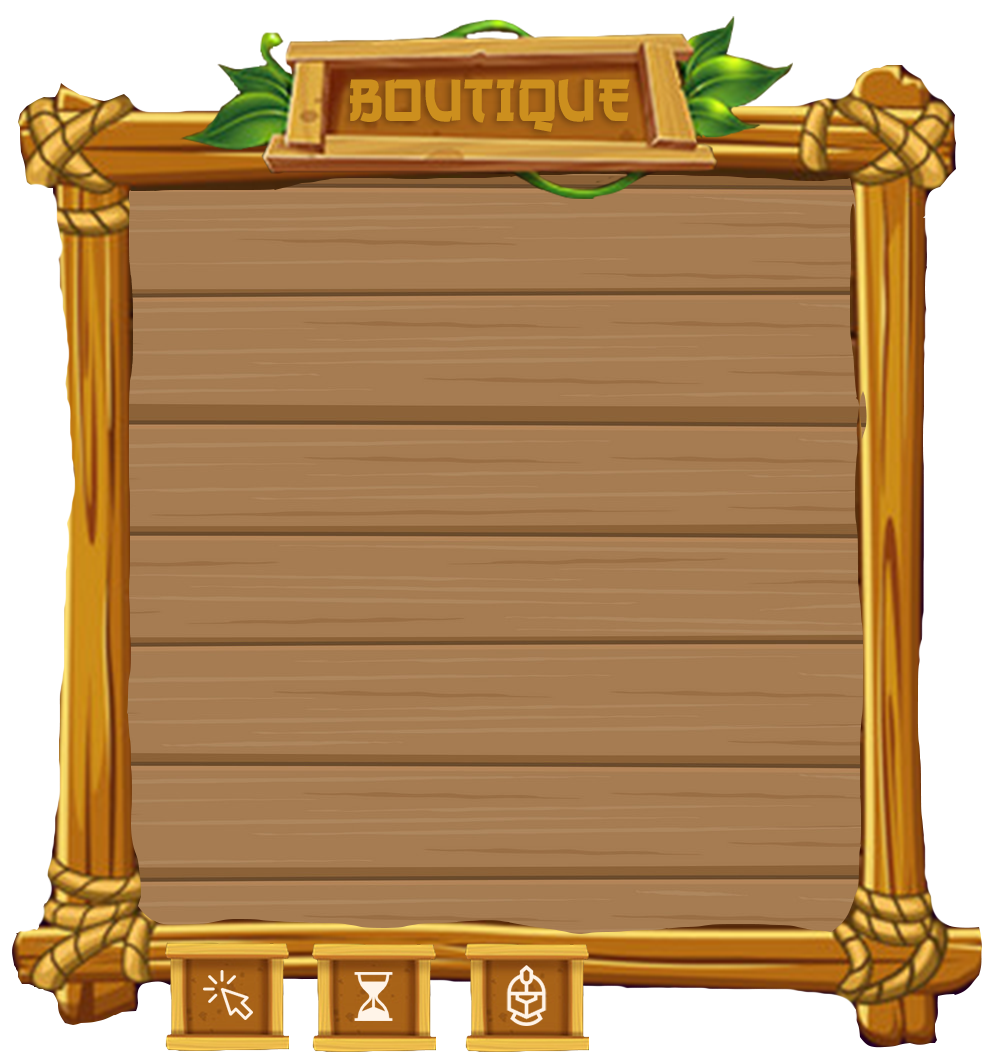
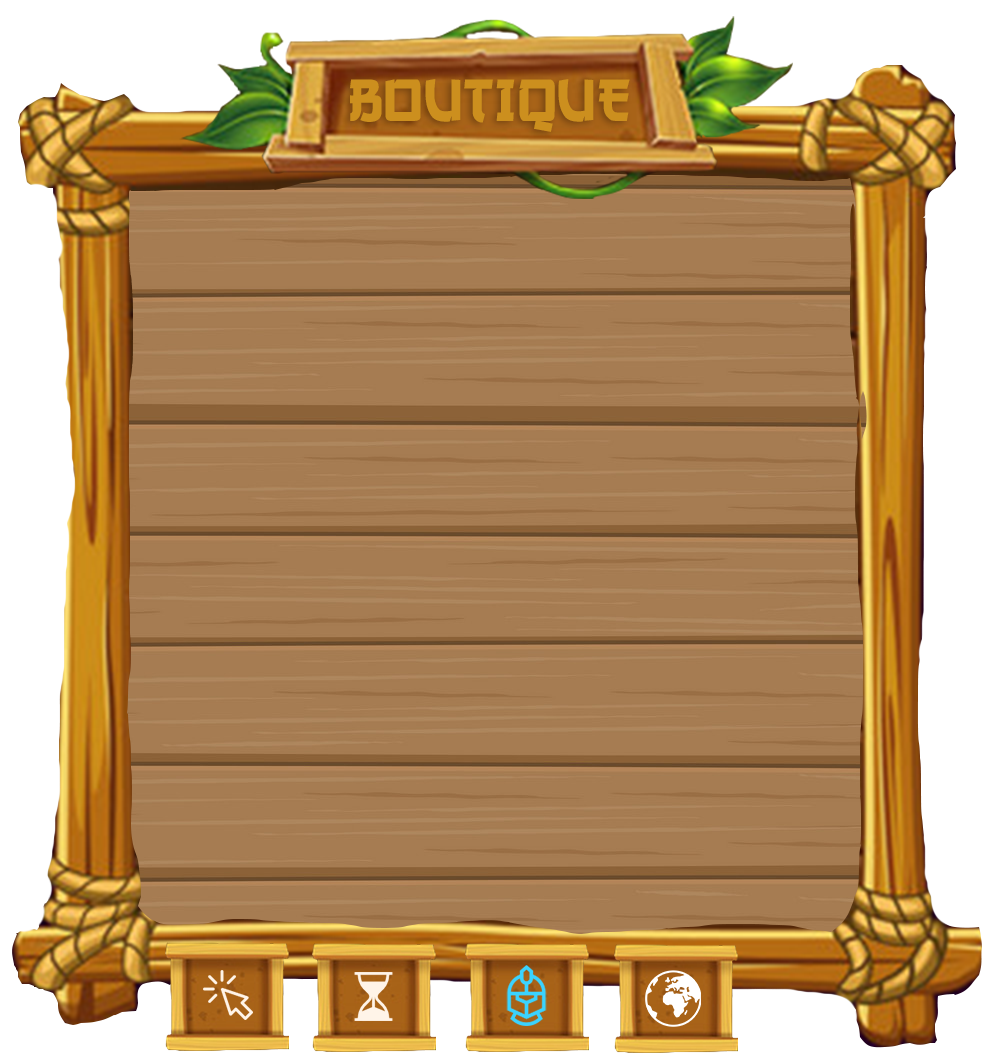
Layer changes from the first (1000, 1058) image to the second:
added layer "earth-global-globe-international-map-planet-world-2-12510" above "Calque 3 copie" over [645, 970, 701, 1027]
added layer "Calque 3 copie" (1st of 2) above "Calque 3 copie" over [614, 944, 738, 1053]
